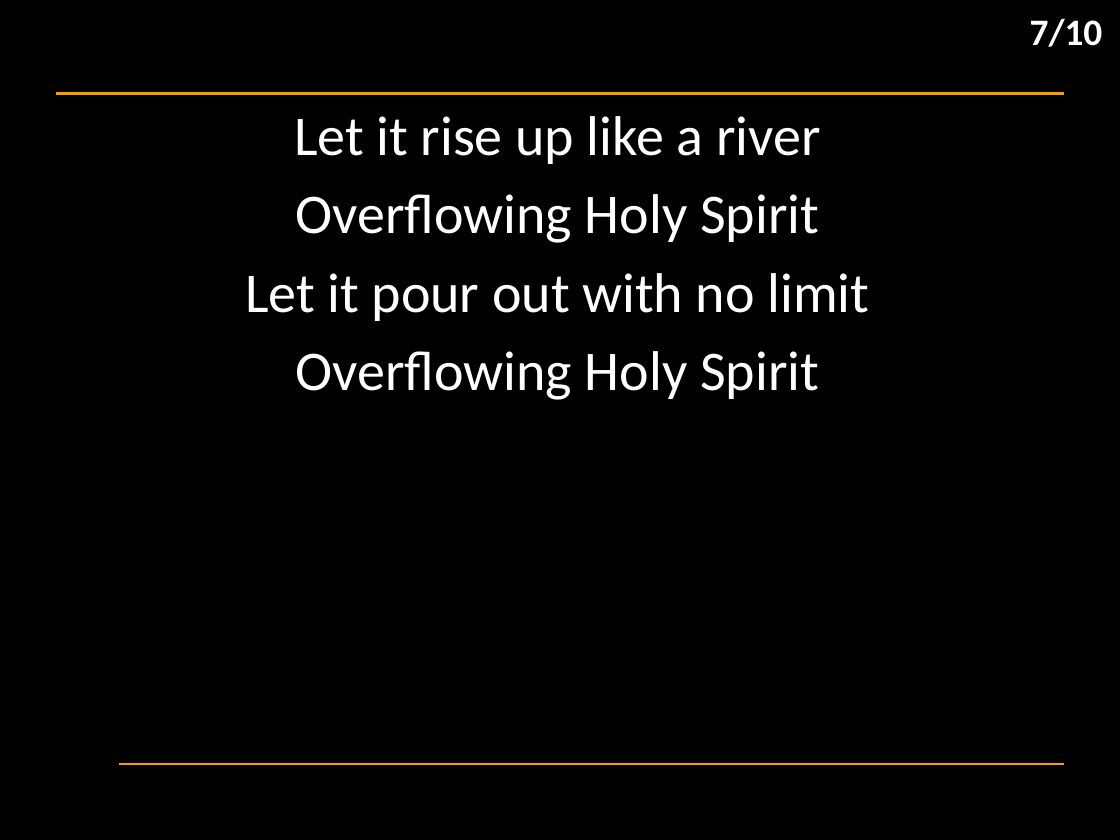
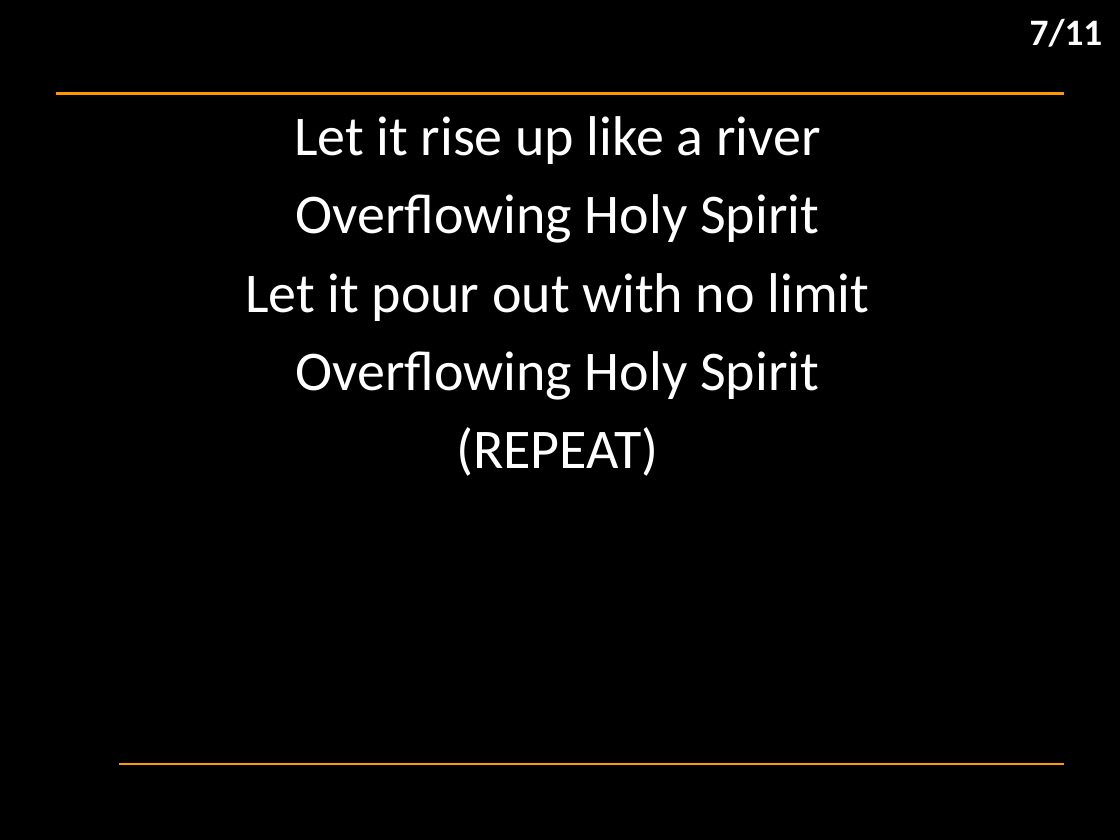
Before and after one commit to hoo-are-ya/worship, a slide deck: slide 10 of docs/songs_2026-09-13.pptx. Drawn at 1120x840 pixels with LibreOffice and Linux fonts; fonts in the diff are those of the drawing; background and template pictures are left out. Boxes give left, top, right and bottom in pixels: in the first picture for what was removed or moved away, otherwise in the second. Text is boxed around its words. In the diff, an @@ line names an element or a change of style, - is before the commit and + after.

```diff
--- a/docs/songs_2026-09-13.pptx
+++ b/docs/songs_2026-09-13.pptx
@@ text at [1030, 18, 1103, 47]: text changed @@
-7/10
+7/11
@@ subtitle at [456, 427, 659, 476]: paragraph added @@
+(REPEAT)
```
Also in this commit, not shown: 9 other slides changed, 1 slide added, 2 other files.
